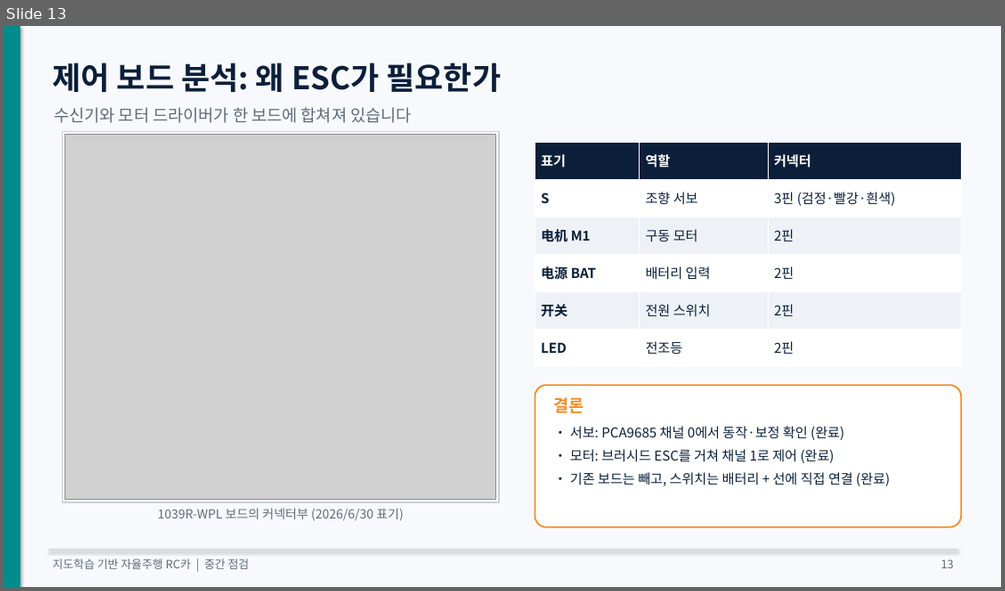
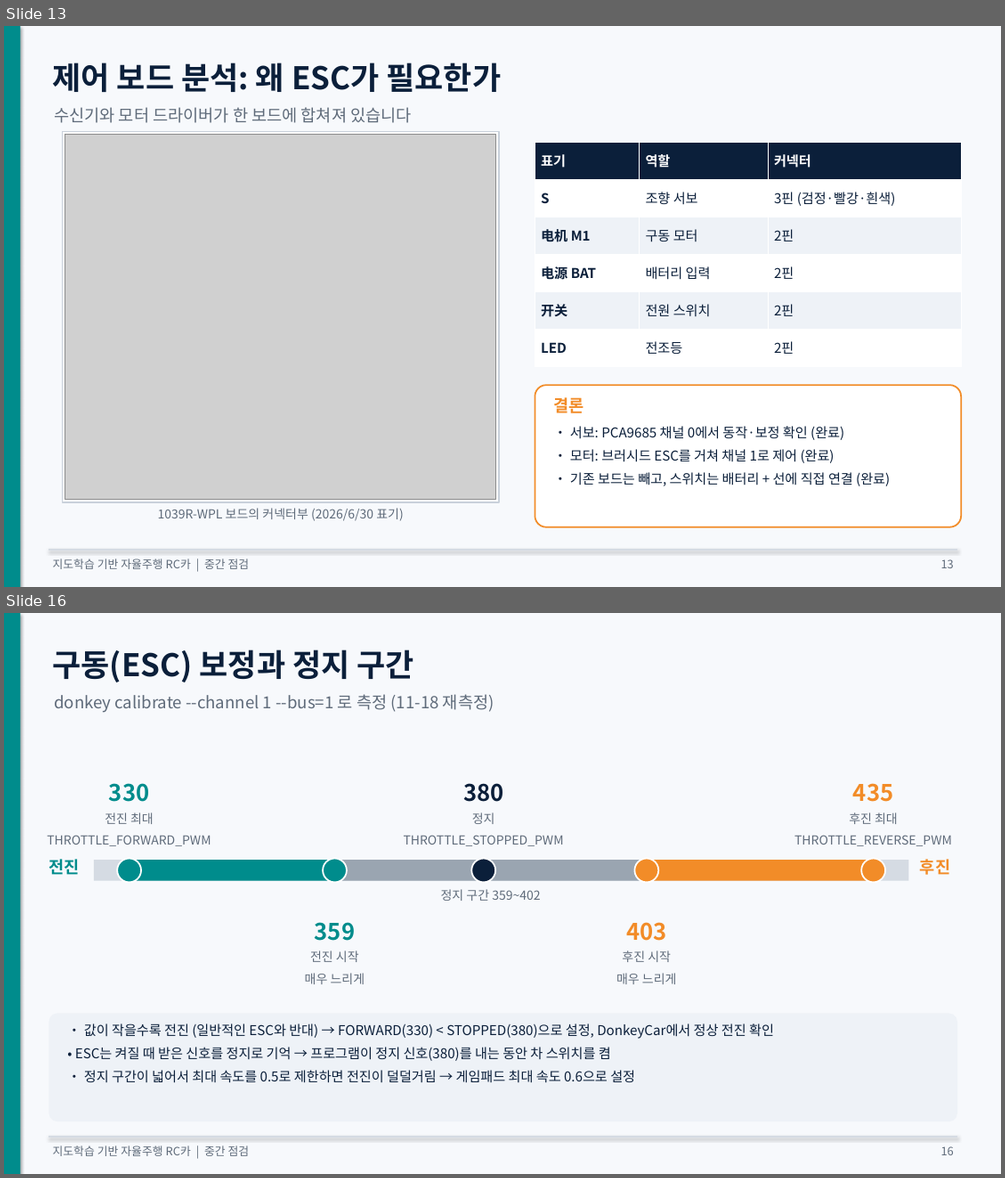
Before and after one commit to KMUTMU/Robot, a slide deck: 중간점검_자율주행RC카.pptx. Shown one above the other, each under a label of ours: slide 13 before the commit, slides 13 and 16 after it; the slides between them are not shown. The pictures are 1005x591 and 1005x1178 pixels, drawn with LibreOffice and Linux fonts; fonts in the diff are those of the drawing; grey boxes stand for pictures. Boxes give left, top, right and bottom in pixels: in the first picture for what was removed or moved away, otherwise in the second. Text is boxed around its words. In the diff, an @@ line names an element or a change of style, - is before the commit and + after.

```diff
--- a/중간점검_자율주행RC카.pptx
+++ b/중간점검_자율주행RC카.pptx
@@ slide 16 added at <box>4,613,1001,1174</box>, background #F7F9FC @@
@@ rectangle added at <box>4,613,20,1174</box>, fill #008C8C @@
@@ text added at <box>53,649,413,682</box>, 30 pt, text #0B1F3A, bold @@
+구동(ESC) 보정과 정지 구간
@@ text added at <box>54,694,494,713</box>, 16 pt, text #5F6B7A @@
+donkey calibrate --channel 1 --bus=1 로 측정 (11-18 재측정)
@@ text added at <box>109,783,149,802</box>, 22 pt, text #008C8C, bold @@
+330
@@ text added at <box>463,783,503,802</box>, 22 pt, text #0B1F3A, bold @@
+380
@@ text added at <box>853,783,893,802</box>, 22 pt, text #F28C28, bold @@
+435
@@ text added at <box>47,812,210,846</box>, 12 pt, text #5F6B7A @@
+전진 최대
+THROTTLE_FORWARD_PWM
@@ text added at <box>404,812,564,846</box>, 12 pt, text #5F6B7A @@
+정지
+THROTTLE_STOPPED_PWM
@@ text added at <box>794,812,952,846</box>, 12 pt, text #5F6B7A @@
+후진 최대
+THROTTLE_REVERSE_PWM
@@ text added at <box>48,859,79,875</box>, 16 pt, text #008C8C, bold @@
+전진
@@ rectangle added at <box>94,860,909,881</box>, fill #D5DBE3 @@
@@ ellipse added at <box>117,859,141,882</box>, fill #008C8C, outline #FFFFFF 1.5 pt @@
@@ rectangle added at <box>129,860,334,881</box>, fill #008C8C @@
@@ ellipse added at <box>323,859,347,882</box>, fill #008C8C, outline #FFFFFF 1.5 pt @@
@@ rectangle added at <box>334,860,647,881</box>, fill #9AA5B1 @@
@@ ellipse added at <box>471,859,495,882</box>, fill #0B1F3A, outline #FFFFFF 1.5 pt @@
@@ ellipse added at <box>634,859,658,882</box>, fill #F28C28, outline #FFFFFF 1.5 pt @@
@@ rectangle added at <box>647,860,873,881</box>, fill #F28C28 @@
@@ ellipse added at <box>862,859,886,882</box>, fill #F28C28, outline #FFFFFF 1.5 pt @@
@@ text added at <box>920,859,950,875</box>, 16 pt, text #F28C28, bold @@
+후진
@@ text added at <box>441,889,540,900</box>, 12 pt, text #5F6B7A @@
+정지 구간 359~402
@@ text added at <box>315,922,355,941</box>, 22 pt, text #008C8C, bold @@
+359
@@ text added at <box>626,922,666,941</box>, 22 pt, text #F28C28, bold @@
+403
@@ text added at <box>305,950,365,984</box>, 12 pt, text #5F6B7A @@
+전진 시작
+매우 느리게
@@ text added at <box>616,950,677,984</box>, 12 pt, text #5F6B7A @@
+후진 시작
+매우 느리게
@@ rounded rectangle added at <box>48,1013,957,1121</box>, fill #EEF2F7 @@
@@ text added at <box>75,1023,774,1083</box>, 13 pt, text #0B1F3A @@
+• 값이 작을수록 전진 (일반적인 ESC와 반대) → FORWARD(330) < STOPPED(380)으로 설정, DonkeyCar에서 정상 전진 확인
+• ESC는 켜질 때 받은 신호를 정지로 기억 → 프로그램이 정지 신호(380)를 내는 동안 차 스위치를 켬
+• 정지 구간이 넓어서 최대 속도를 0.5로 제한하면 전진이 덜덜거림 → 게임패드 최대 속도 0.6으로 설정
@@ line added from (48, 1136) to (957, 1136), #D5DBE3 1 pt @@
@@ text added at <box>53,1145,250,1156</box>, 11 pt, text #5F6B7A @@
+지도학습 기반 자율주행 RC카 | 중간 점검
@@ text added at <box>941,1146,954,1155</box>, 11 pt, text #5F6B7A @@
+16
```
Also in this commit, not shown: 10 slides changed, 2 other slides added, 5 other files.
